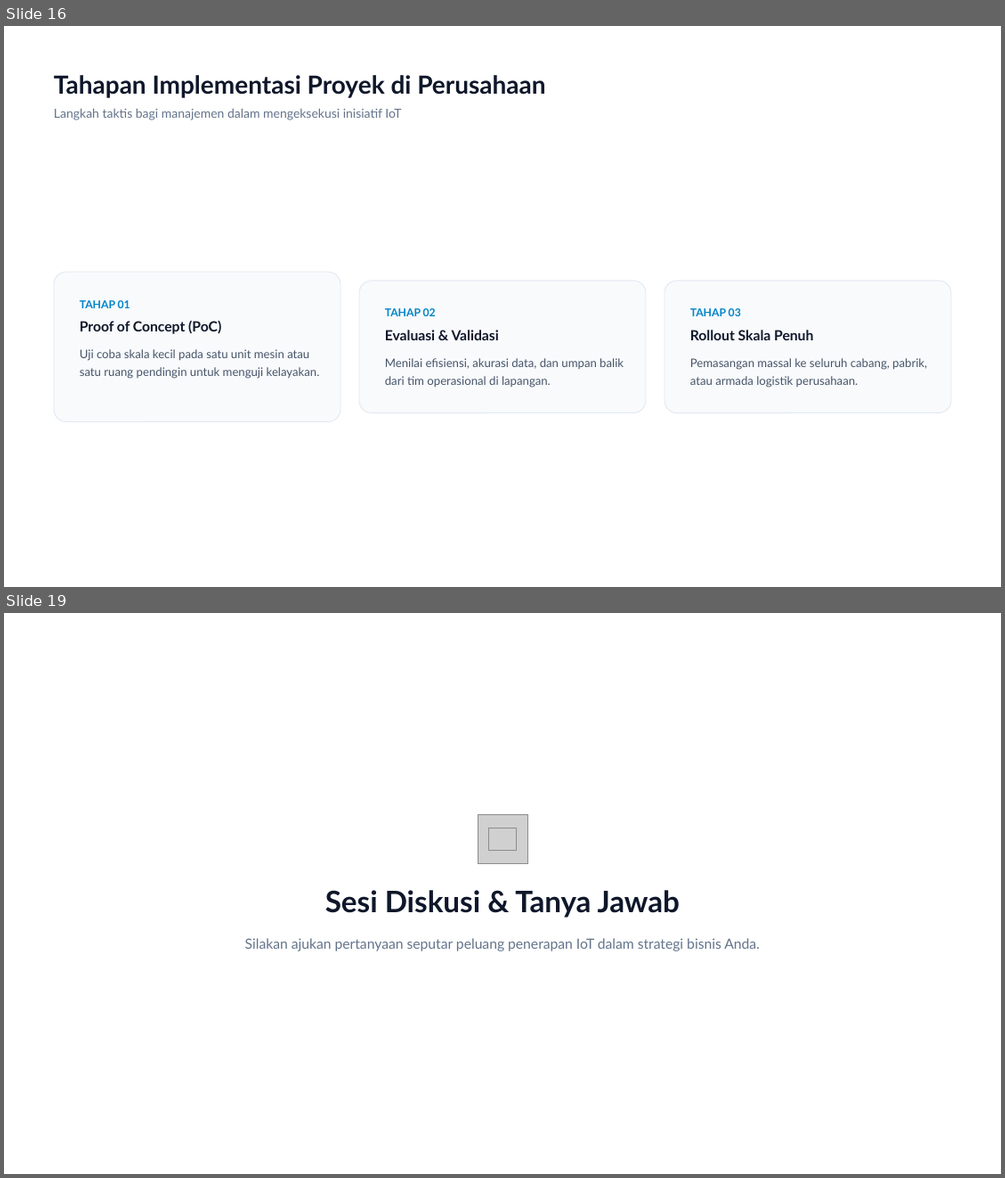
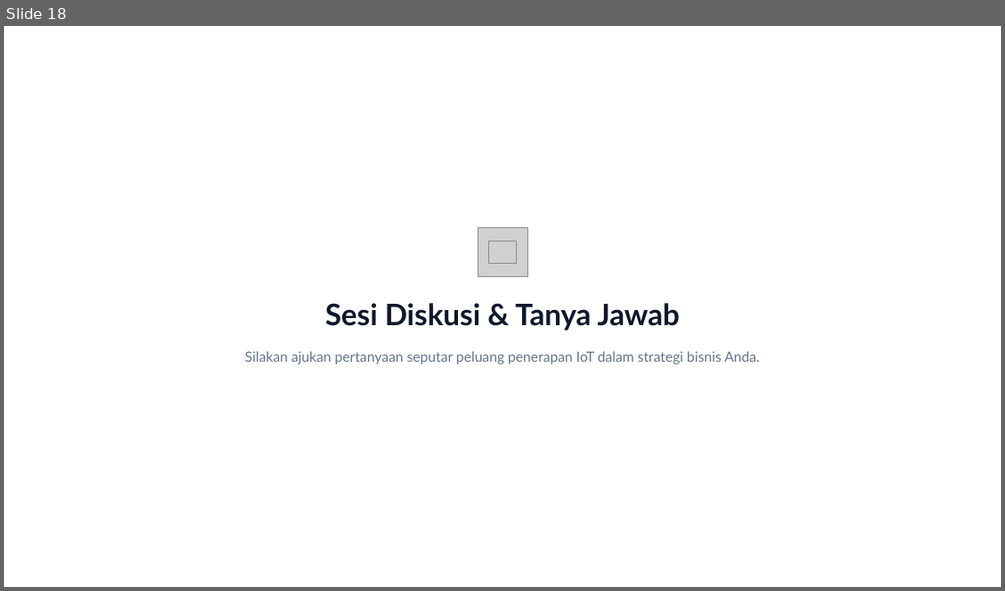
Before and after one commit to dendie851/iot-monitor-temperatur, a slide deck: slide-presentasi/IoT-untuk-Bisnis-Dari-Sensor-Menuju-Keputusan-Strategis.pptx. Shown one above the other, each under a label of ours: slides 16 and 19 before the commit, slide 18 after it; the slides between them are not shown. The pictures are 1005x1178 and 1005x591 pixels, drawn with LibreOffice and Linux fonts; fonts in the diff are those of the drawing; grey boxes stand for pictures. Boxes give left, top, right and bottom in pixels: in the first picture for what was removed or moved away, otherwise in the second. Text is boxed around its words. In the diff, an @@ line names an element or a change of style, - is before the commit and + after.

```diff
--- a/slide-presentasi/IoT-untuk-Bisnis-Dari-Sensor-Menuju-Keputusan-Strategis.pptx
+++ b/slide-presentasi/IoT-untuk-Bisnis-Dari-Sensor-Menuju-Keputusan-Strategis.pptx
@@ slide 16 removed at bbox=[4, 26, 1001, 587], background #FFFFFF @@
@@ text removed at bbox=[54, 75, 545, 98] @@
-Tahapan Implementasi Proyek di Perusahaan
@@ text removed at bbox=[54, 108, 401, 120] @@
-Langkah taktis bagi manajemen dalam mengeksekusi inisiatif IoT
@@ rounded rectangle removed at bbox=[54, 272, 340, 422] @@
@@ rounded rectangle removed at bbox=[359, 281, 646, 412] @@
@@ rounded rectangle removed at bbox=[664, 281, 951, 412] @@
@@ text removed at bbox=[80, 300, 130, 308] @@
-TAHAP 01
@@ text removed at bbox=[385, 308, 436, 316] @@
-TAHAP 02
@@ text removed at bbox=[690, 308, 741, 316] @@
-TAHAP 03
@@ text removed at bbox=[80, 321, 221, 334] @@
-Proof of Concept (PoC)
@@ text removed at bbox=[385, 329, 499, 340] @@
-Evaluasi & Validasi
@@ text removed at bbox=[690, 329, 813, 340] @@
-Rollout Skala Penuh
@@ text removed at bbox=[80, 349, 320, 378] @@
-Uji coba skala kecil pada satu unit mesin atau satu ruang pendingin untuk menguji kelayakan.
@@ text removed at bbox=[385, 358, 623, 387] @@
-Menilai efisiensi, akurasi data, dan umpan balik dari tim operasional di lapangan.
@@ text removed at bbox=[690, 358, 927, 387] @@
-Pemasangan massal ke seluruh cabang, pabrik, atau armada logistik perusahaan.
@@ what was slide 19 is now slide 18 @@
```
Also in this commit, not shown: 12 slides changed.
